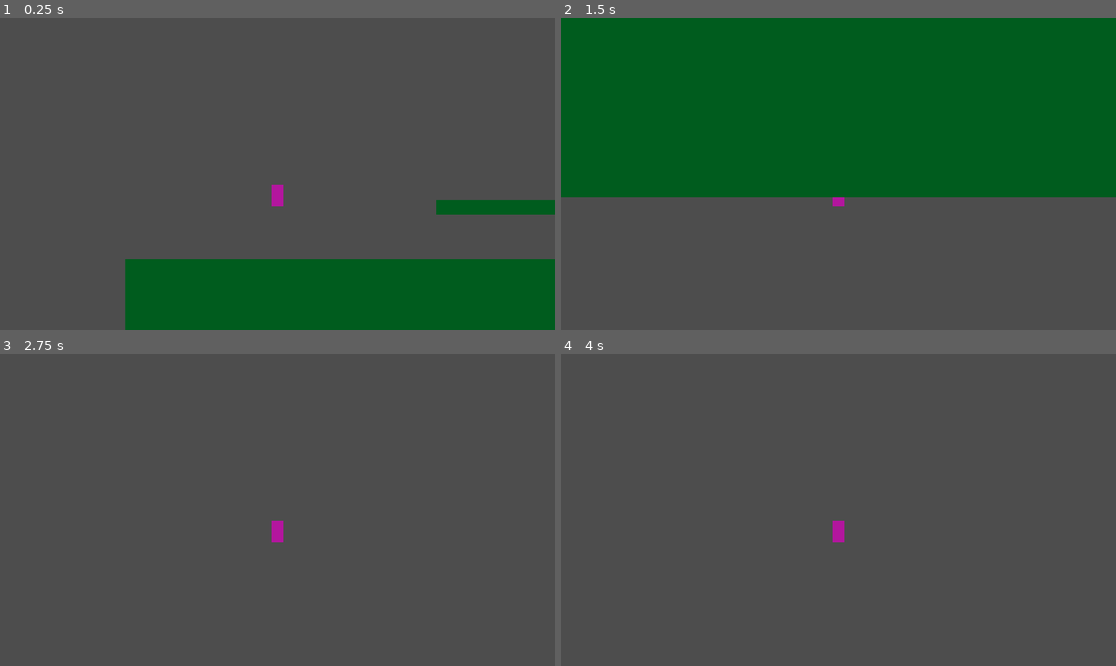
Above: before the commit, frames 1-4 (two rows, left to right).
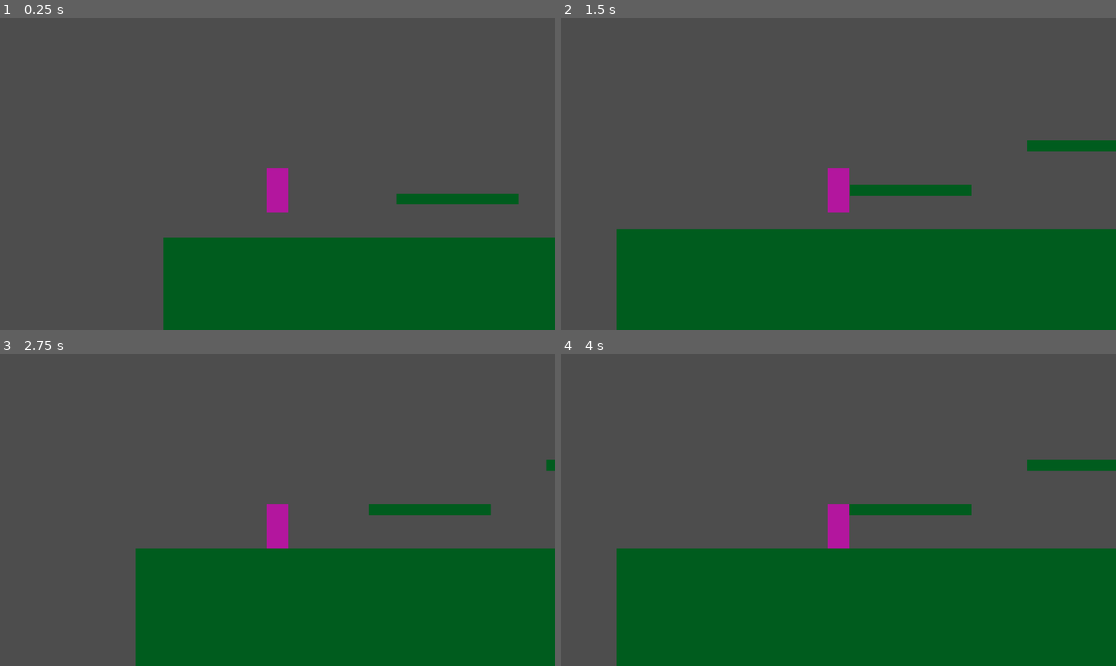
Above: after the commit, the same moments.

Repository: Tass2T/kiwiPtetre
Game: Godot game, scene res://Scenes/game.tscn
Same seed, same stepped clock (60 frames per second), same inputs: the game is played once before the commit and once after it.
Inputs:
- Up to frame 1 (0.25 s): no input
- Up to frame 2 (1.5 s): hold Space (jump) 0.53-1.28 s; hold Right (right) from 0.53 s (still down); tap Space (jump) at 1.35 s
- Up to frame 3 (2.75 s): tap Space (jump) at 1.52, 1.82 s; release Right (right) at 2.03 s; hold Left (left) from 2.03 s (still down); hold Space (jump) from 2.03 s (still down)
- Up to frame 4 (4 s): release Left (left) at 2.78 s; release Space (jump) at 2.78 s; hold Right (right) from 2.78 s (still down); tap Space (jump) at 2.85, 3.02, 3.32 s; hold Space (jump) from 3.53 s (still down)

The runs differ from the first frame. In frame 1, 8.2% of the frame differs, in the area x 22-100%, y 48-100%; in frame 2, 85%, in the area x 0-100%, y 0-100%; in frame 3, 30%; in frame 4, 36%.

Commit message:
and other stuffs

Diff:
--- a/Scenes/player.tscn
+++ b/Scenes/player.tscn
@@ -1,33 +1,34 @@
 [gd_scene format=3 uid="uid://b3x44w8rh4do3"]
 
-[ext_resource type="Script" uid="uid://cfho8lslfrk5x" path="res://scripts/player/player.gd" id="1_smehm"]
-[ext_resource type="Script" uid="uid://c2ua2o68cn1uq" path="res://scripts/player/States/state_manager.gd" id="2_ur7pv"]
-[ext_resource type="Script" uid="uid://dmkluc0mejuef" path="res://scripts/player/States/idle_state.gd" id="3_y4r1p"]
-[ext_resource type="Script" uid="uid://bnp2d6b0wg7tt" path="res://scripts/player/States/run_state.gd" id="4_d2wvv"]
-[ext_resource type="Script" uid="uid://b23in4f55uqba" path="res://scripts/player/States/jump_state.gd" id="5_3v2ag"]
-[ext_resource type="Script" uid="uid://cpl60urv8vbv1" path="res://scripts/player/States/fall_state.gd" id="6_jej6c"]
-[ext_resource type="Script" uid="uid://p1c33qtjnvt5" path="res://scripts/player/States/climb_state.gd" id="7_f1ej7"]
-[ext_resource type="Script" uid="uid://bubij62mysy1g" path="res://scripts/player/States/bounce_state.gd" id="8_oprun"]
+[ext_resource type="Script" uid="uid://cfho8lslfrk5x" path="res://Scripts/Player/Player.gd" id="1_smehm"]
+[ext_resource type="Script" uid="uid://c2ua2o68cn1uq" path="res://Scripts/Player/States/state_manager.gd" id="2_ur7pv"]
+[ext_resource type="Script" uid="uid://dmkluc0mejuef" path="res://Scripts/Player/States/idle_state.gd" id="3_y4r1p"]
+[ext_resource type="Script" uid="uid://bnp2d6b0wg7tt" path="res://Scripts/Player/States/run_state.gd" id="4_d2wvv"]
+[ext_resource type="Script" uid="uid://b23in4f55uqba" path="res://Scripts/Player/States/jump_state.gd" id="5_3v2ag"]
+[ext_resource type="Script" uid="uid://cpl60urv8vbv1" path="res://Scripts/Player/States/fall_state.gd" id="6_jej6c"]
+[ext_resource type="Script" uid="uid://p1c33qtjnvt5" path="res://Scripts/Player/States/climb_state.gd" id="7_f1ej7"]
+[ext_resource type="Script" uid="uid://bubij62mysy1g" path="res://Scripts/Player/States/bounce_state.gd" id="8_oprun"]
 
 [sub_resource type="RectangleShape2D" id="RectangleShape2D_f60y1"]
-size = Vector2(54, 92)
+size = Vector2(128, 256)
 
 [node name="Player" type="CharacterBody2D" unique_id=1752384532]
+collision_mask = 6
 script = ExtResource("1_smehm")
 
 [node name="CollisionShape2D" type="CollisionShape2D" parent="." unique_id=302302455]
 shape = SubResource("RectangleShape2D_f60y1")
 
 [node name="ColorRect" type="ColorRect" parent="." unique_id=1273994253]
-offset_left = -27.0
-offset_top = -46.0
-offset_right = 27.0
-offset_bottom = 46.0
+offset_left = -64.0
+offset_top = -128.0
+offset_right = 64.0
+offset_bottom = 128.0
 color = Color(0.7019608, 0.08627451, 0.61960787, 1)
 
 [node name="Camera2D" type="Camera2D" parent="." unique_id=1334529353]
 position = Vector2(0, -94)
-zoom = Vector2(0.8, 0.8)
+zoom = Vector2(0.6, 0.6)
 
 [node name="States" type="Node" parent="." unique_id=582584395]
 script = ExtResource("2_ur7pv")
Renamed: assets/spritesheet.png -> Assets/Levels/spritesheet.png
Not shown, changed: Assets/Levels/spritesheet.png.import
